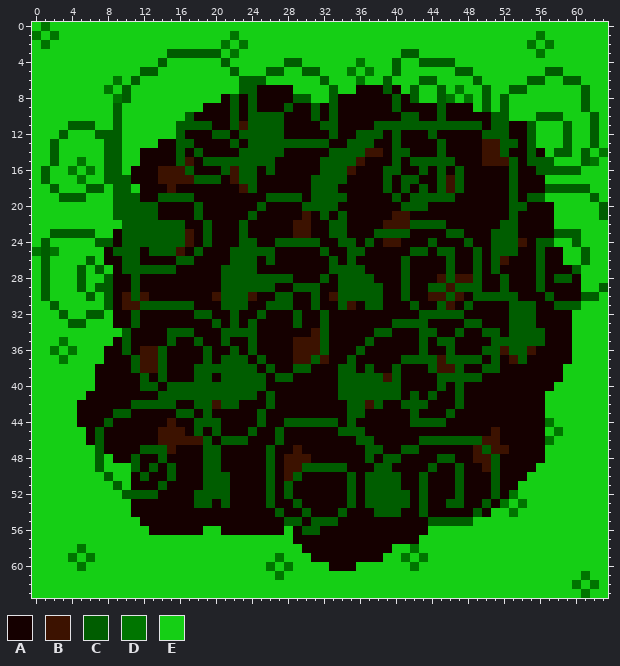
Edited in one commit: pixel-art sprite (images/FarmingPatch3.png). That is the earlier state.
The file is 64x64 pixels.
Palette (. is transparent): A #150000  B #3c1200  C #005d00  D #007500  E #15cf15
And afterwards:
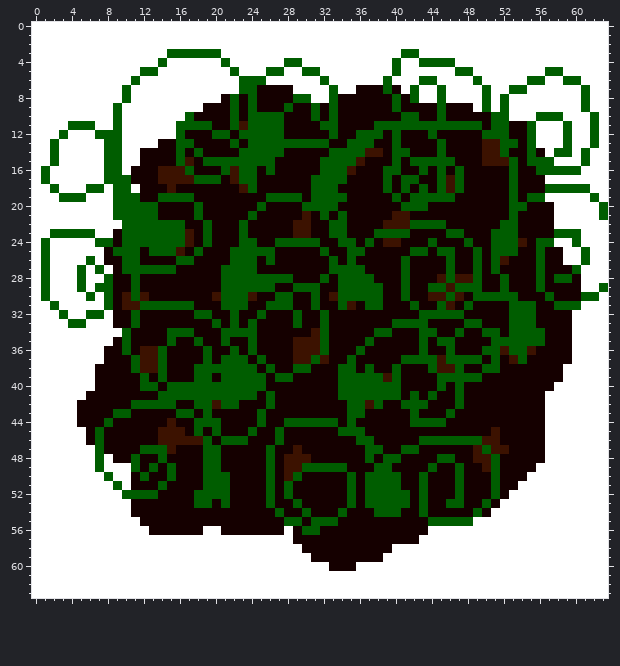
Change:
colour E: #15cf15 -> #ffffff
Changed rows in their new state; - is a pixel that keeps its letter.
first column x 0:
 0 -E--------------------------------------------------------
 1 E-E-------------------E---------------------------------E-
 2 -E-------------------E-E-------------------------------E-E
 3 ----------------------E---------------------------------E-
 4 ------------------------------------E---------------------
 5 -----------------------------------E-E--------------------
 6 ---------E--------------------------E---------------------
 7 --------E--------------------------------------E----------
 8 ---------E------------------------------------E-E---------
first column x 4:
14 -----------------------------------------------------------E
15 -E--------------------------------------------------------E-
16 E-E---------------------------------------------------------
17 -E----------------------------------------------------------
first column x 0:
25 E-E
first column x 2:
35 -E-
36 E-E
37 -E-
first column x 57:
44 E-
45 -E
46 E-
first column x 52:
52 -E-
53 E-E
54 -E-
first column x 4:
58 -E------------------------------------E--------------------
59 E-E--------------------E-------------E-E-------------------
60 -E--------------------E-E-------------E--------------------
61 -----------------------E---------------------------------E-
62 --------------------------------------------------------E-E
63 ---------------------------------------------------------E-
Boxes around the changes in both pictures, in picture pixels (x1, y1, x2, y2):
changed: (32, 22, 608, 598)
